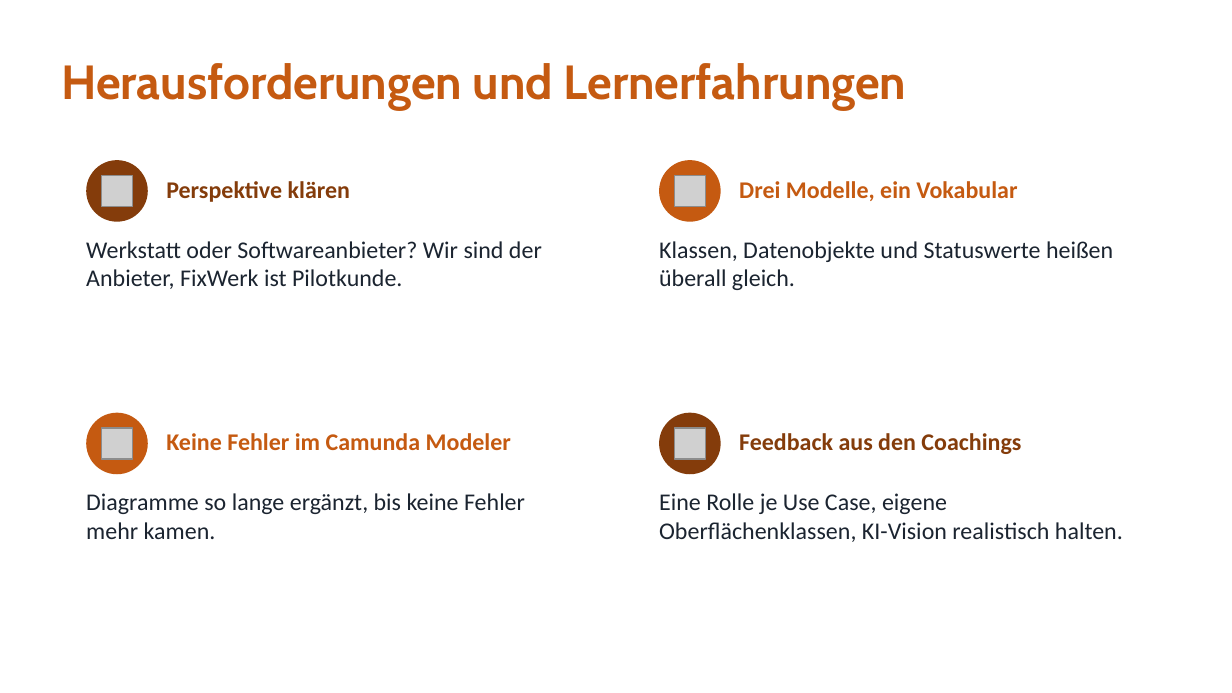
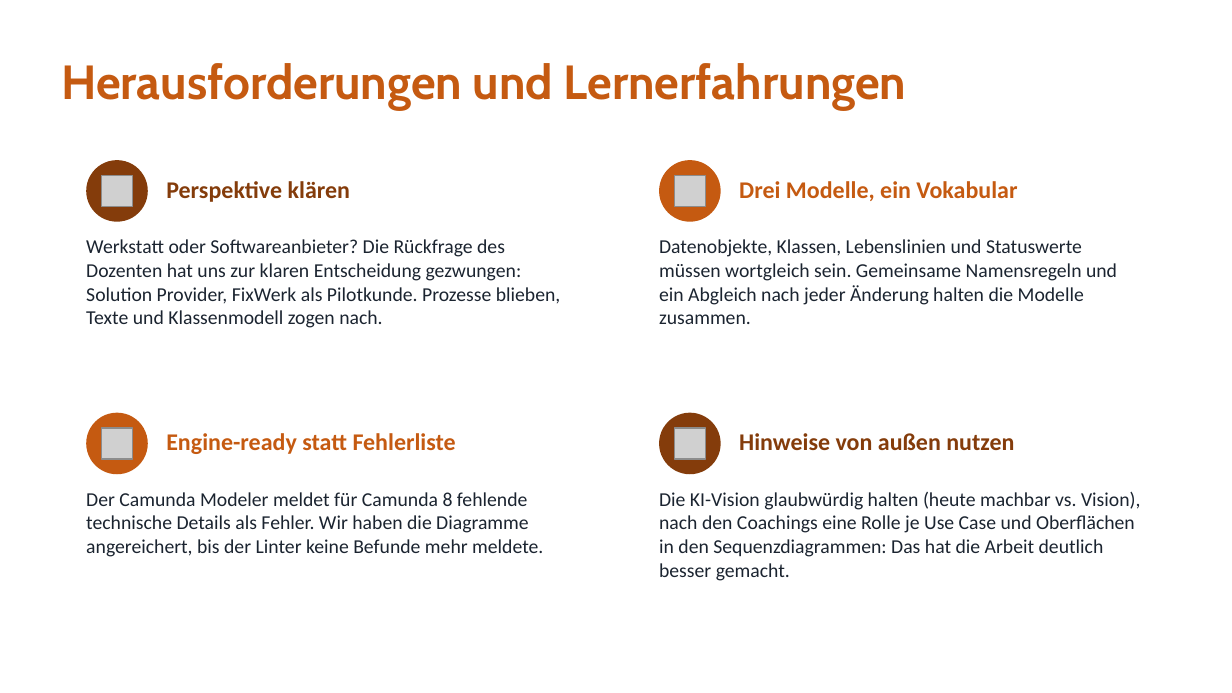
Before and after one commit to jakobschwan123-cmd/casestudy-semester-3, a slide deck: slide 15 of 4_praesentation/Abschlusspraesentation.pptx. Drawn at 1232x693 pixels with LibreOffice and Linux fonts; fonts in the diff are those of the drawing; grey boxes stand for pictures. Boxes give left, top, right and bottom in pixels: in the first picture for what was removed or moved away, otherwise in the second. Text is boxed around its words. In the diff, an @@ line names an element or a change of style, - is before the commit and + after.

```diff
--- a/4_praesentation/Abschlusspraesentation.pptx
+++ b/4_praesentation/Abschlusspraesentation.pptx
@@ text at box(86, 239, 561, 328): text changed; size 14 to 11.5 pt @@
-Werkstatt oder Softwareanbieter? Wir sind der Anbieter, FixWerk ist Pilotkunde.
+Werkstatt oder Softwareanbieter? Die Rückfrage des Dozenten hat uns zur klaren Entscheidung gezwungen: Solution Provider, FixWerk als Pilotkunde. Prozesse blieben, Texte und Klassenmodell zogen nach.
@@ text at box(659, 239, 1117, 324): text changed; size 14 to 11.5 pt @@
-Klassen, Datenobjekte und Statuswerte heißen überall gleich.
+Datenobjekte, Klassen, Lebenslinien und Statuswerte müssen wortgleich sein. Gemeinsame Namensregeln und ein Abgleich nach jeder Änderung halten die Modelle zusammen.
@@ text at box(166, 433, 456, 454): text changed @@
-Keine Fehler im Camunda Modeler
+Engine-ready statt Fehlerliste
@@ text at box(739, 433, 1014, 450): text changed @@
-Feedback aus den Coachings
+Hinweise von außen nutzen
@@ text at box(86, 492, 543, 557): text changed; size 14 to 11.5 pt @@
-Diagramme so lange ergänzt, bis keine Fehler mehr kamen.
+Der Camunda Modeler meldet für Camunda 8 fehlende technische Details als Fehler. Wir haben die Diagramme angereichert, bis der Linter keine Befunde mehr meldete.
@@ text at box(659, 492, 1141, 581): text changed; size 14 to 11.5 pt @@
-Eine Rolle je Use Case, eigene Oberflächenklassen, KI-Vision realistisch halten.
+Die KI-Vision glaubwürdig halten (heute machbar vs. Vision), nach den Coachings eine Rolle je Use Case und Oberflächen in den Sequenzdiagrammen: Das hat die Arbeit deutlich besser gemacht.
```
Also in this commit, not shown: 9 other slides changed.
